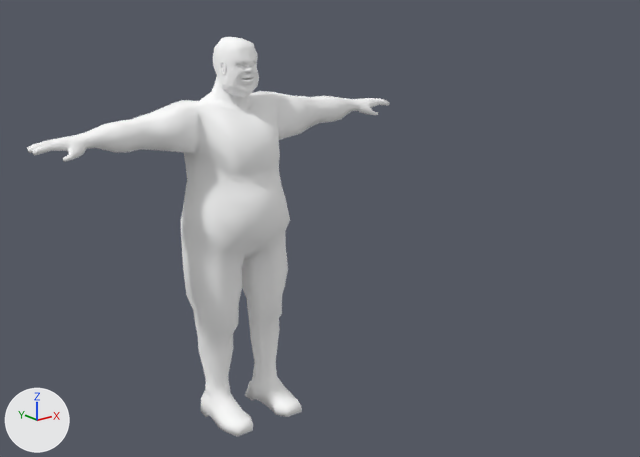
Renders of the Blender file trunk/data/blender/barkeeper/barkeeper.blend from each side of a commit.
Camera for both pictures: a 50 mm lens placed at (-4.91, -7.47, 4.89), pointed at (1.45, 0.48, 1.71). The axes (+X, +Y, +Z) are drawn at lower left. The lights are the same throughout. Mesh edges are drawn as thin lines on the coarser meshes.
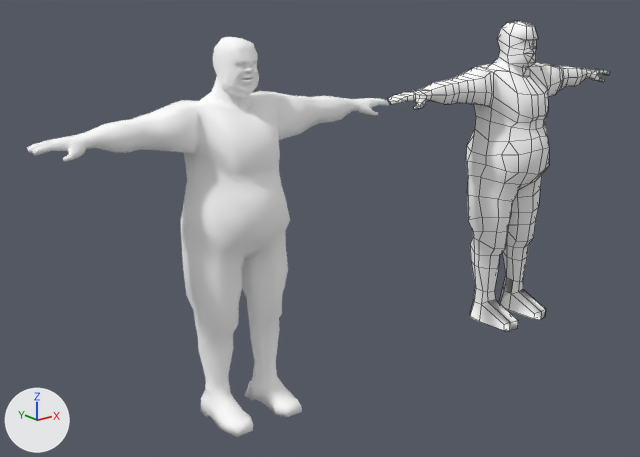
Boxes [x1, y1, x2, y2] around the edits, measured in the pictures (640 x 457 px):
'Plane.002', added
    after: [388, 21, 610, 331]

The change, as a list of edits to the scene's bpy script:
```text
Add me_plane_002:
    me_plane_002.from_pydata(...)  # 535 vertices, 569 faces; spans x -2.13..2.13, y -0.48..0.53, z -2.04..1.99
    me_plane_002.polygons.foreach_set('use_smooth', [True] * 569)
    me_plane_002.materials.append(mat_material)  # white #ffffff
Add ob_plane_002:
    ob_plane_002 = bpy.data.objects.new('Plane.002', me_plane_002)
    ob_plane_002.location = (4.37, 0.0, 2.04)
```
